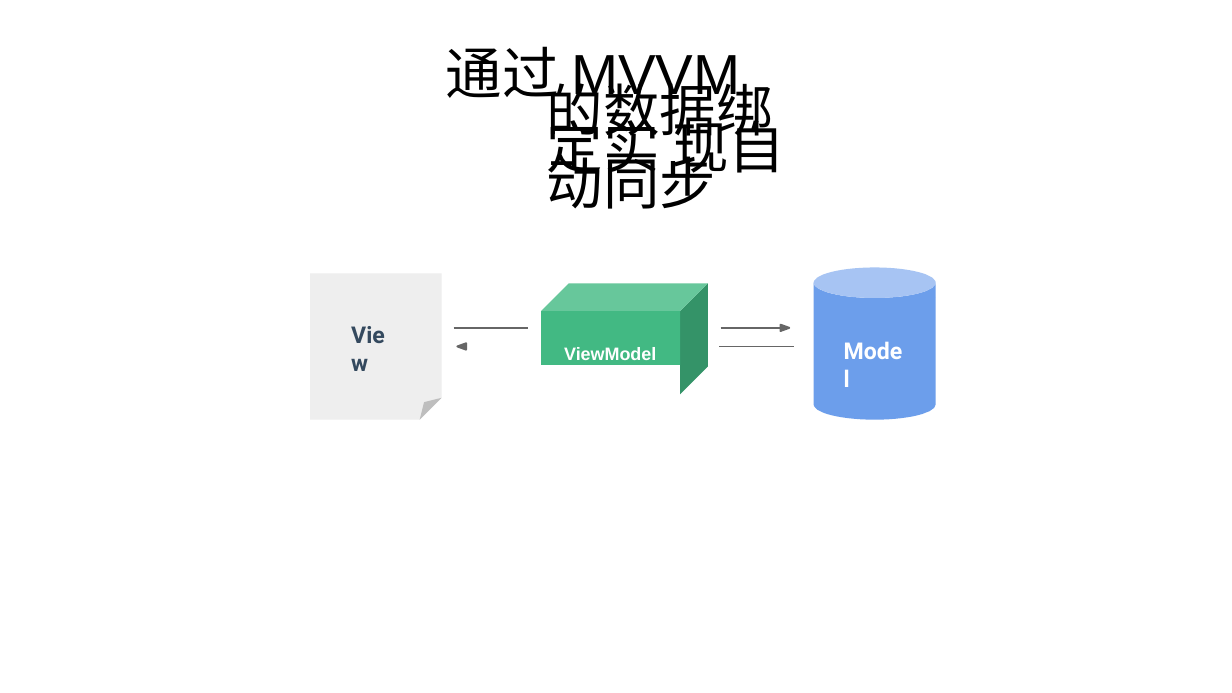
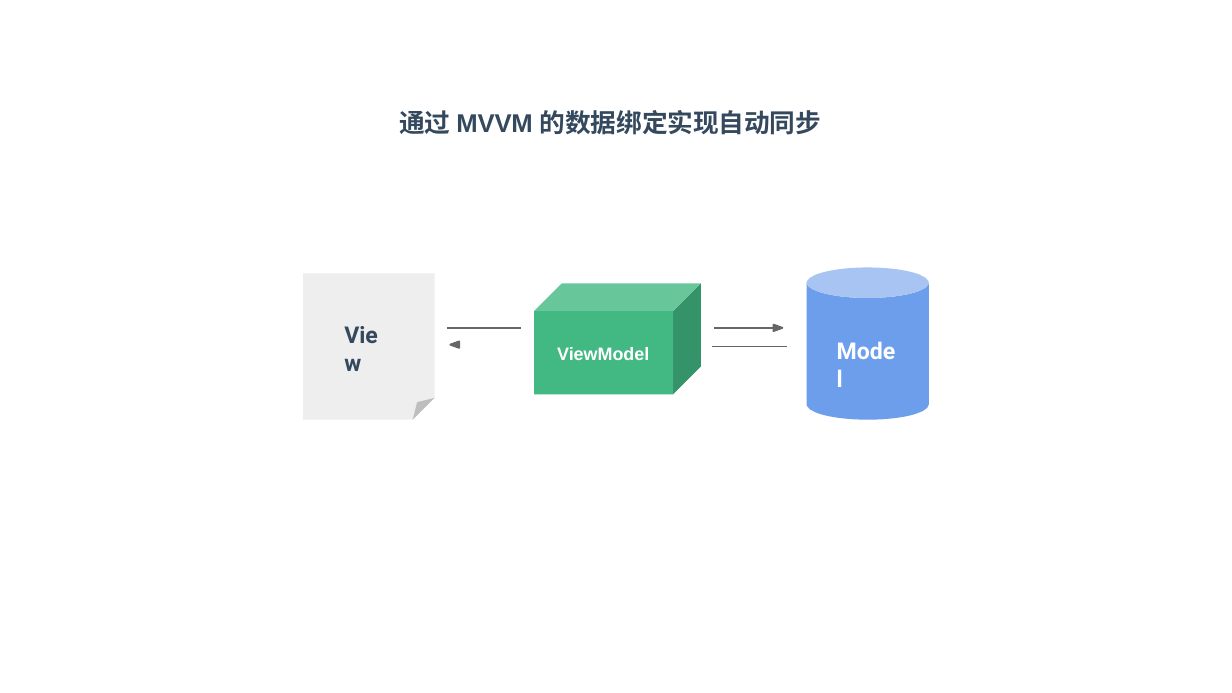
Before and after one commit to RamirezET/vue-sharing, a slide deck: slide 11 of Vue 2.pptx. Drawn at 1232x693 pixels with LibreOffice and Linux fonts; fonts in the diff are those of the drawing. Boxes give left, top, right and bottom in pixels: in the first picture for what was removed or moved away, otherwise in the second. Text is boxed around its words. In the diff, an @@ line names an element or a change of style, - is before the commit and + after.

```diff
--- a/Vue 2.pptx
+++ b/Vue 2.pptx
@@ text at (x1=399, y1=110, x2=821, y2=135): text changed; size 44 to 20 pt; font Noto Sans CJK JP to Arial; text colour #000000 to #34495E; bold on @@
-通过 MVVM 的数据绑定实 现自动同步
+通过 MVVM 的数据绑定实现自动同步
@@ freeform shape moved from (x1=311, y1=274, x2=442, y2=421) to (x1=303, y1=274, x2=434, y2=421) @@
@@ freeform shape moved from (x1=542, y1=284, x2=708, y2=311) to (x1=534, y1=284, x2=701, y2=311) @@
@@ rectangle "ViewModel" resized from (x1=542, y1=311, x2=680, y2=365) to (x1=534, y1=311, x2=673, y2=395) @@
@@ 11 freeform shapes, 2 texts moved together from (x1=350, y1=267, x2=936, y2=421) to (x1=343, y1=267, x2=929, y2=421) @@
```
Also in this commit, not shown: 7 other slides changed, 7 other files.
